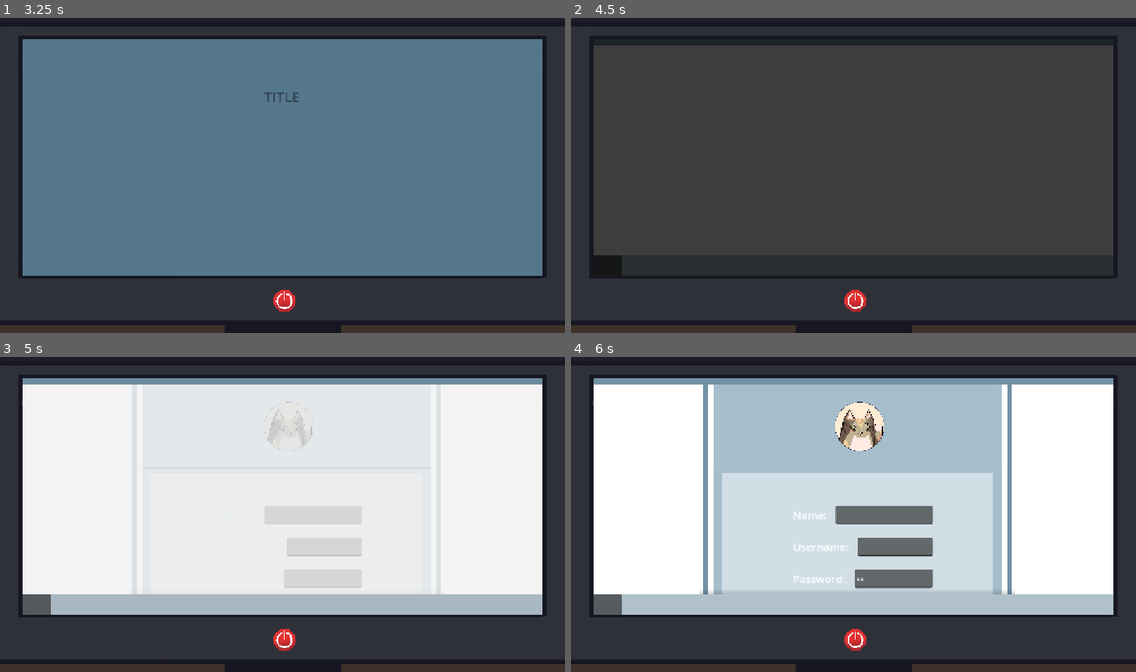
Above: before the commit, frames 1-4 (two rows, left to right).
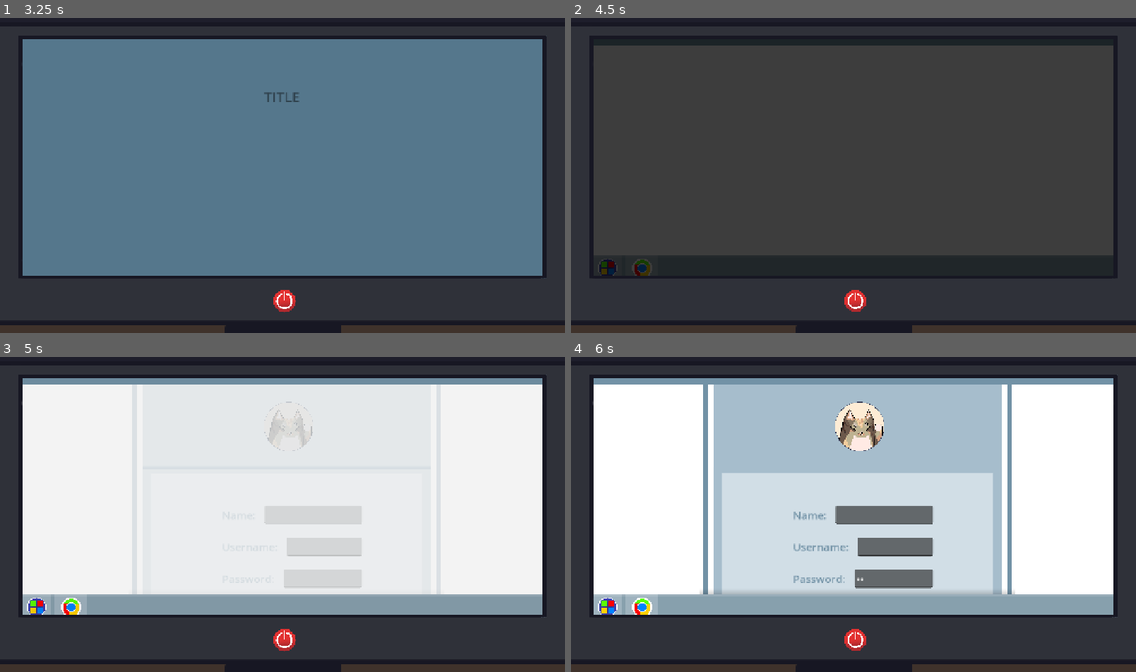
Above: after the commit, the same moments.

Repository: ArtyomDevGames/Brackeys_GJ
Game: Godot game, scene res://Game/Main/Scenes/main_menu.tscn
Same seed, same stepped clock (60 frames per second), same inputs: the game is played once before the commit and once after it.
Inputs (mouse positions are in pixels of both pictures, inside the frame that each line leads up to):
- Up to frame 1 (3.25 s): click (282, 285) at 0.5 s; click (33, 270) at 1.25 s; click "Register" at 2 s; click (282, 301) at 2.75 s
- Up to frame 2 (4.5 s): click (604, 270) at 3.5 s; click (853, 301) at 4.25 s
- Up to frame 3 (5 s): no input
- Up to frame 4 (6 s): click (881, 514) at 5.02 s; type "Alex" at 5.1 s; click (893, 546) at 5.25 s; type "Alex" at 5.33 s; click (893, 577) at 5.48 s; type "12" at 5.57 s; click (853, 640) at 5.75 s

Frame 1 is identical in both runs. In frame 2, 0.2% of the frame differs, in the area x 4-14%, y 75-82%; in frame 3, 5.2%; in frame 4, 5.6%, in the area x 4-96%, y 49-82%.

Commit message:
Updated icons; started Level Selection

Diff:
--- /dev/null
+++ b/game/Game/Main/Scenes/level_select.tscn
@@ -0,0 +1,84 @@
+[gd_scene format=3 uid="uid://bvdgm3ioewtcg"]
+
+[ext_resource type="PackedScene" uid="uid://ceqpcqdialil7" path="res://Game/UI/Scenes/icon_frame.tscn" id="1_542fk"]
+
+[sub_resource type="StyleBoxFlat" id="StyleBoxFlat_l13d0"]
+bg_color = Color(0.6, 0.6, 0.6, 0)
+border_width_left = 10
+border_width_right = 10
+border_color = Color(0.44705883, 0.57254905, 0.6509804, 1)
+
+[sub_resource type="StyleBoxFlat" id="StyleBoxFlat_drr54"]
+bg_color = Color(0.81960785, 0.87058824, 0.9019608, 1)
+border_width_left = 20
+border_width_top = 15
+border_width_right = 20
+border_width_bottom = 15
+border_color = Color(0.6509804, 0.7411765, 0.8, 1)
+corner_radius_bottom_right = 5
+corner_radius_bottom_left = 5
+
+[sub_resource type="StyleBoxFlat" id="StyleBoxFlat_0utjo"]
+bg_color = Color(0.6509804, 0.7411765, 0.8, 1)
+
+[sub_resource type="Animation" id="Animation_d5ugc"]
+resource_name = "ShowLevelSelect"
+
+[sub_resource type="AnimationLibrary" id="AnimationLibrary_mc43n"]
+_data = {
+&"ShowLevelSelect": SubResource("Animation_d5ugc")
+}
+
+[node name="LevelSelect" type="CanvasLayer" unique_id=2052156145]
+layer = 35
+
+[node name="ScrollContainer" type="ScrollContainer" parent="." unique_id=875850990]
+offset_left = 141.0
+offset_right = 1131.0
+offset_bottom = 554.0
+vertical_scroll_mode = 3
+scroll_hint_mode = 1
+
+[node name="Control" type="Control" parent="ScrollContainer" unique_id=344039221]
+custom_minimum_size = Vector2(990, 800)
+layout_mode = 2
+
+[node name="BackPanel" type="Panel" parent="ScrollContainer/Control" unique_id=919334124]
+layout_mode = 1
+anchors_preset = 15
+anchor_right = 1.0
+anchor_bottom = 1.0
+grow_horizontal = 2
+grow_vertical = 2
+theme_override_styles/panel = SubResource("StyleBoxFlat_l13d0")
+
+[node name="Panel2" type="Panel" parent="ScrollContainer/Control/BackPanel" unique_id=871544675]
+layout_mode = 0
+offset_left = 28.0
+offset_top = 222.0
+offset_right = 965.0
+offset_bottom = 901.0
+theme_override_styles/panel = SubResource("StyleBoxFlat_drr54")
+
+[node name="Panel" type="Panel" parent="ScrollContainer/Control/BackPanel" unique_id=674656292]
+layout_mode = 0
+offset_left = 28.0
+offset_right = 965.0
+offset_bottom = 278.0
+theme_override_styles/panel = SubResource("StyleBoxFlat_0utjo")
+
+[node name="IconFrame" parent="ScrollContainer/Control/BackPanel/Panel" unique_id=727484853 instance=ExtResource("1_542fk")]
+position = Vector2(141.93747, 178.93747)
+scale = Vector2(0.17177731, 0.17177731)
+
+[node name="NameLabel" type="Label" parent="ScrollContainer/Control/BackPanel/Panel" unique_id=1929879447]
+layout_mode = 0
+offset_left = 264.93747
+offset_top = 186.93747
+offset_right = 371.93747
+offset_bottom = 253.93747
+theme_override_font_sizes/font_size = 48
+text = "User"
+
+[node name="AnimationPlayer" type="AnimationPlayer" parent="." unique_id=520544005]
+libraries/ = SubResource("AnimationLibrary_mc43n")
--- a/game/Game/Main/Scenes/registration.tscn
+++ b/game/Game/Main/Scenes/registration.tscn
@@ -113,6 +113,7 @@
 
 [node name="Label" type="Label" parent="ScrollContainer/Control/BackPanel/ColorRect/VBoxContainer/VBoxContainer/NameContainer" unique_id=1776320015]
 layout_mode = 2
+theme_override_colors/font_color = Color(0.44705883, 0.57254905, 0.6509804, 1)
 theme_override_font_sizes/font_size = 24
 text = "Name: "
 
@@ -127,6 +128,7 @@
 
 [node name="Label" type="Label" parent="ScrollContainer/Control/BackPanel/ColorRect/VBoxContainer/VBoxContainer/UsernameContainer" unique_id=1432483072]
 layout_mode = 2
+theme_override_colors/font_color = Color(0.44705883, 0.57254905, 0.6509804, 1)
 theme_override_font_sizes/font_size = 24
 text = "Username: "
 
@@ -141,6 +143,7 @@
 
 [node name="Label" type="Label" parent="ScrollContainer/Control/BackPanel/ColorRect/VBoxContainer/VBoxContainer/PasswordContainer" unique_id=879656977]
 layout_mode = 2
+theme_override_colors/font_color = Color(0.44705883, 0.57254905, 0.6509804, 1)
 theme_override_font_sizes/font_size = 24
 text = "Password: "
 
--- a/game/Game/Main/Scripts/registration.gd
+++ b/game/Game/Main/Scripts/registration.gd
@@ -10,6 +10,7 @@
 func _on_custom_button_pressed() -> void:
 	await hide_registration()
 	print("Идём в выбор уровня")
+	get_tree().change_scene_to_file("res://Game/Main/Scenes/level_select.tscn")
 
 
 # Анимации появления / скрытия меню
--- a/game/Game/Other/Scripts/global.gd
+++ b/game/Game/Other/Scripts/global.gd
@@ -3,3 +3,5 @@
 var is_paused = false
 
 var Player_name = "User"
+
+var tutorial_state = 0 # 0 - Обучение не пройдено; 1 - обучение пройдено (для меню выбора уровня потом пригодится)
--- /dev/null
+++ b/game/Game/UI/Scenes/level_select_button.tscn
@@ -0,0 +1,55 @@
+[gd_scene format=3 uid="uid://ddybls5jx3blt"]
+
+[ext_resource type="Texture2D" uid="uid://37pt3irr0osr" path="res://Assets/Art/UI/Unavailable.png" id="1_ctuxq"]
+[ext_resource type="Texture2D" uid="uid://rdhidjx5lu62" path="res://Assets/Art/UI/ClearSuccess.png" id="2_5i4tm"]
+[ext_resource type="Texture2D" uid="uid://mq86iwdf5thn" path="res://Assets/Art/UI/ClearFailed.png" id="3_sd57o"]
+
+[sub_resource type="StyleBoxFlat" id="StyleBoxFlat_g4v7s"]
+bg_color = Color(0.6509804, 0.7411765, 0.8, 1)
+border_width_left = 3
+border_width_top = 3
+border_width_right = 3
+border_width_bottom = 40
+border_color = Color(0.44705883, 0.57254905, 0.6509804, 1)
+corner_radius_top_left = 3
+corner_radius_top_right = 3
+corner_radius_bottom_right = 3
+corner_radius_bottom_left = 3
+
+[sub_resource type="SpriteFrames" id="SpriteFrames_yf5fn"]
+
+[sub_resource type="SpriteFrames" id="SpriteFrames_g4v7s"]
+animations = [{
+"frames": [{
+"duration": 1.0,
+"texture": ExtResource("1_ctuxq")
+}, {
+"duration": 1.0,
+"texture": ExtResource("2_5i4tm")
+}, {
+"duration": 1.0,
+"texture": ExtResource("3_sd57o")
+}],
+"loop": 1,
+"name": &"default",
+"speed": 5.0
+}]
+
+[node name="LevelSelectButton" type="Button" unique_id=865650154]
+offset_right = 117.0
+offset_bottom = 143.0
+flat = true
+
+[node name="Panel" type="Panel" parent="." unique_id=421326221]
+layout_mode = 0
+offset_right = 117.0
+offset_bottom = 143.0
+theme_override_styles/panel = SubResource("StyleBoxFlat_g4v7s")
+
+[node name="ItemIcon" type="AnimatedSprite2D" parent="." unique_id=1575802936]
+sprite_frames = SubResource("SpriteFrames_yf5fn")
+
+[node name="StateIcon" type="AnimatedSprite2D" parent="." unique_id=99723056]
+position = Vector2(59.000004, 53)
+scale = Vector2(0.082421854, 0.082421854)
+sprite_frames = SubResource("SpriteFrames_g4v7s")
--- a/game/Game/UI/Scenes/taskbar.tscn
+++ b/game/Game/UI/Scenes/taskbar.tscn
@@ -1,9 +1,15 @@
 [gd_scene format=3 uid="uid://17eeeiwdvcn1"]
 
 [ext_resource type="PackedScene" uid="uid://8rndrao5eeai" path="res://Game/UI/Scenes/custom_button.tscn" id="1_yg766"]
+[ext_resource type="Shader" uid="uid://bb0dq06ibih2x" path="res://Resources/Shaders/hover.gdshader" id="2_inbqr"]
+[ext_resource type="Texture2D" uid="uid://iselxg33sfay" path="res://Assets/Art/UI/StartButtonIcon.png" id="2_mhbco"]
+[ext_resource type="Texture2D" uid="uid://sclim18djyhi" path="res://Assets/Art/UI/BrowserIcon.png" id="3_inbqr"]
 
 [sub_resource type="GDScript" id="GDScript_yg766"]
 script/source = "extends CanvasLayer
+
+@onready var start_button_icon: Sprite2D = $CustomButton/StartButtonIcon
+
 
 func _ready() -> void:
 	pass # Replace with function body.
@@ -16,24 +22,74 @@
 	else:
 		Pause.hide_pause()
 		Global.is_paused = false
+
+
+func _on_custom_button_mouse_entered() -> void:
+	start_button_icon.material.set_shader_parameter(\"brightness\", 1.2)
+
+
+func _on_custom_button_mouse_exited() -> void:
+	start_button_icon.material.set_shader_parameter(\"brightness\", 1.0)
 "
+
+[sub_resource type="StyleBoxFlat" id="StyleBoxFlat_g4v7s"]
+bg_color = Color(0.5304, 0.6251467, 0.68, 1)
+border_color = Color(0.34015992, 0.4529646, 0.5230249, 1)
+
+[sub_resource type="ShaderMaterial" id="ShaderMaterial_mhbco"]
+shader = ExtResource("2_inbqr")
+shader_parameter/brightness = 1.0
 
 [node name="Taskbar" type="CanvasLayer" unique_id=1766470054]
 layer = 38
 script = SubResource("GDScript_yg766")
 
-[node name="ColorRect" type="ColorRect" parent="." unique_id=1370428735]
+[node name="ColorRect" type="Panel" parent="." unique_id=399203404]
 anchors_preset = -1
 anchor_top = 0.75555557
 anchor_right = 1.0
 anchor_bottom = 1.0000001
-color = Color(0.69234526, 0.7558587, 0.7947851, 1)
+theme_override_styles/panel = SubResource("StyleBoxFlat_g4v7s")
 metadata/_edit_use_anchors_ = true
+
+[node name="ColorRect2" type="ColorRect" parent="." unique_id=1700024287]
+offset_top = 544.0
+offset_right = 116.0
+offset_bottom = 615.0
+color = Color(0.6225, 0.70112497, 0.75, 1)
 
 [node name="CustomButton" parent="." unique_id=1194507549 instance=ExtResource("1_yg766")]
 offset_left = 43.0
 offset_top = 544.0
 offset_bottom = 615.0
+flat = true
 button_name = "PauseButton"
 
+[node name="StartButtonIcon" type="Sprite2D" parent="CustomButton" unique_id=528157131]
+material = SubResource("ShaderMaterial_mhbco")
+position = Vector2(39.999996, 28.000004)
+scale = Vector2(0.03955079, 0.03955079)
+texture = ExtResource("2_mhbco")
+
+[node name="ColorRect3" type="ColorRect" parent="." unique_id=2058506427]
+offset_left = 124.0
+offset_top = 544.0
+offset_right = 198.0
+offset_bottom = 615.0
+color = Color(0.62352943, 0.7019608, 0.7490196, 1)
+
+[node name="BrowserIcon" type="Sprite2D" parent="." unique_id=463573532]
+position = Vector2(162, 573)
+scale = Vector2(0.04, 0.04)
+texture = ExtResource("3_inbqr")
+
+[node name="ColorRect5" type="ColorRect" parent="." unique_id=1793472087]
+offset_left = -1.0
+offset_top = 544.0
+offset_right = 1280.0
+offset_bottom = 550.0
+color = Color(1, 1, 1, 0.14509805)
+
+[connection signal="mouse_entered" from="CustomButton" to="." method="_on_custom_button_mouse_entered"]
+[connection signal="mouse_exited" from="CustomButton" to="." method="_on_custom_button_mouse_exited"]
 [connection signal="pressed" from="CustomButton" to="." method="_on_custom_button_pressed"]
--- /dev/null
+++ b/game/Resources/Shaders/hover.gdshader
@@ -0,0 +1,9 @@
+shader_type canvas_item;
+
+uniform float brightness : hint_range(1.0, 2.0) = 1.0;
+
+void fragment() {
+	vec4 tex = texture(TEXTURE, UV);
+	tex.rgb *= brightness;
+	COLOR = tex;
+}
Binary file added: game/Assets/Art/UI/BrowserIcon.png
Not shown, added: game/Assets/Art/UI/BrowserIcon.png.import
Binary file added: game/Assets/Art/UI/ClearFailed.png
Not shown, added: game/Assets/Art/UI/ClearFailed.png.import
Binary file added: game/Assets/Art/UI/ClearSuccess.png
Not shown, added: game/Assets/Art/UI/ClearSuccess.png.import
Binary file added: game/Assets/Art/UI/StartButtonIcon.png
Not shown, added: game/Assets/Art/UI/StartButtonIcon.png.import
Binary file added: game/Assets/Art/UI/Unavailable.png
Not shown, added: game/Assets/Art/UI/Unavailable.png.import
Not shown, added: game/Resources/Shaders/hover.gdshader.uid
